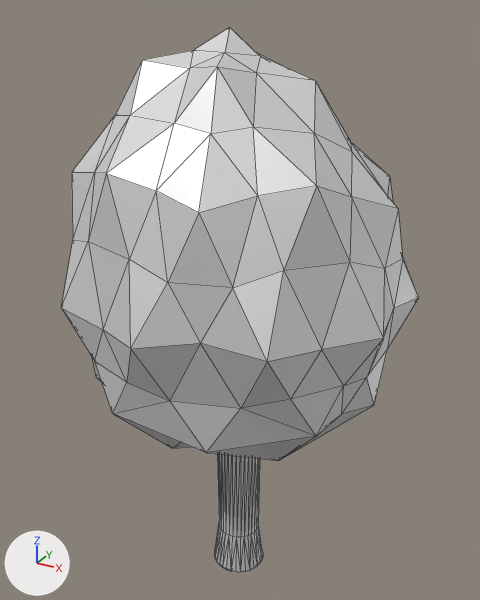
Renders of the COLLADA model models/Tree3.dae from each side of a commit.
Rendered twice from a camera (50 mm lens) standing at (3.68, -6.65, 7.39) and looking at (-0.07, 0.17, 3.98). The lights are fixed; the arrows at lower left show +X, +Y and +Z. Mesh edges are drawn as thin lines. Where no turn or scale is listed for an object, it has been applied to the vertices.
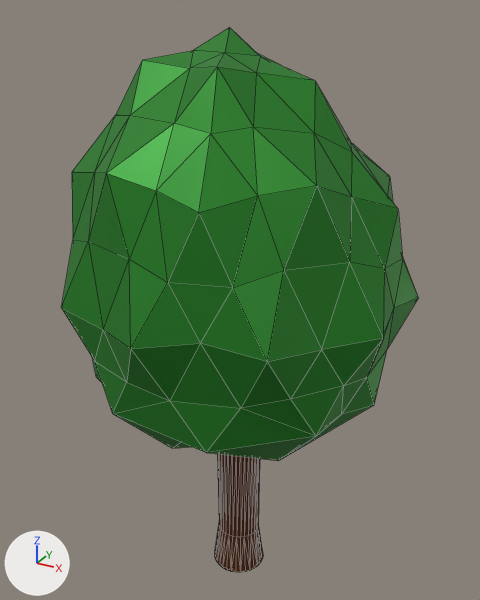
The newer file is also turned or shifted as a whole; pictures and numbers use the older file's frame.

Where the change shows, as pixel boxes (x1, y1, x2, y2) in the pictures (480 x 600 px):
'Icosphere', recoloured (white to green)
    both: (61, 27, 418, 572)

Patch to the scene script:
```diff
--- a/models/Tree3.dae.py
+++ b/models/Tree3.dae.py
@@ mat_toptree @@
 mat_toptree = principled_material('TopTree')
-mat_toptree.base_color = (0.8, 0.8, 0.8)  # white #e7e7e7
+mat_toptree.base_color = (0.0229, 0.246, 0.0229)  # green #2a882a
 mat_toptree.metallic = 0.5
@@ mat_trunk @@
 mat_trunk = principled_material('Trunk')
-mat_trunk.base_color = (0.8, 0.8, 0.8)  # white #e7e7e7
+mat_trunk.base_color = (0.0985, 0.0237, 0.00376)  # brown #582b0c
 mat_trunk.metallic = 0.5
```
